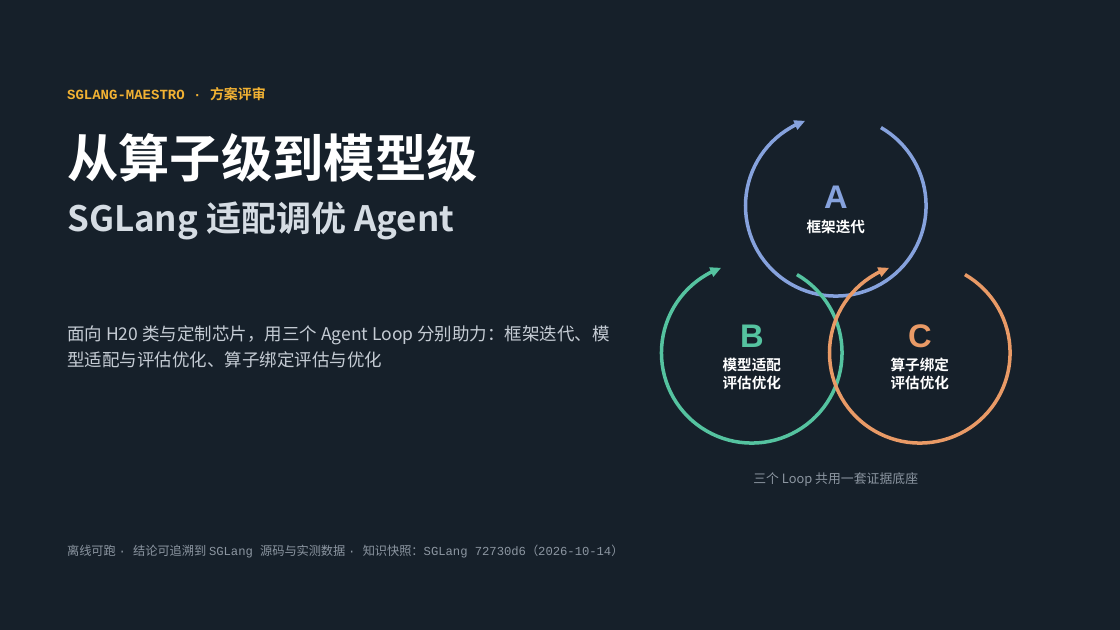
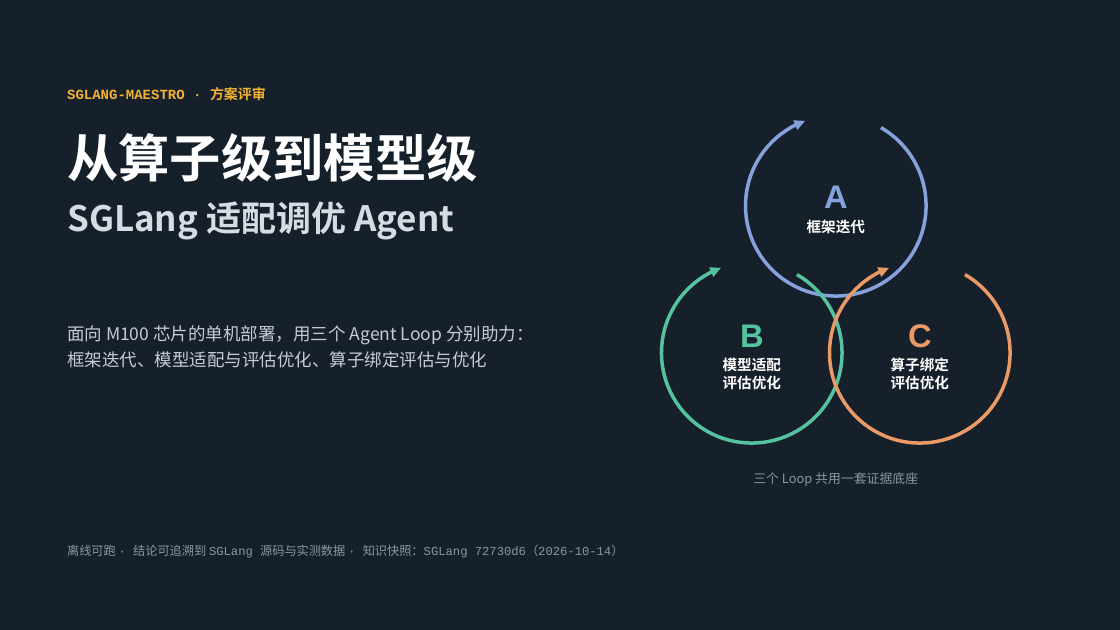
Before and after one commit to learning-sketch/sglang-maestro, a slide deck: slide 1 of slides/sglang_maestro_agent_loops.pptx. Drawn at 1120x630 pixels with LibreOffice and Linux fonts; fonts in the diff are those of the drawing. Boxes give left, top, right and bottom in pixels: in the first picture for what was removed or moved away, otherwise in the second. Text is boxed around its words. In the diff, an @@ line names an element or a change of style, - is before the commit and + after.

```diff
--- a/slides/sglang_maestro_agent_loops.pptx
+++ b/slides/sglang_maestro_agent_loops.pptx
@@ text at box(67, 325, 533, 368): text changed @@
-面向 H20 类与定制芯片，用三个 Agent Loop 分别助力：框架迭代、模型适配与评估优化、算子绑定评估与优化
+面向 M100 芯片的单机部署，用三个 Agent Loop 分别助力：
+框架迭代、模型适配与评估优化、算子绑定评估与优化
```
Also in this commit, not shown: 8 other slides changed.
